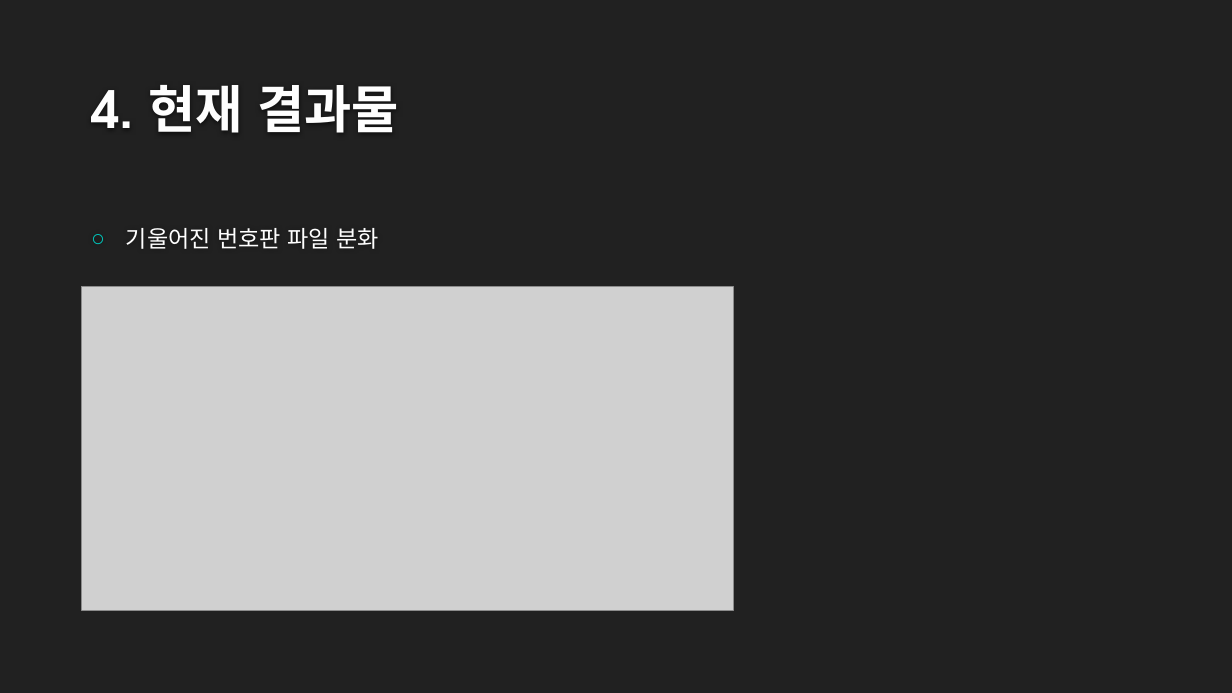
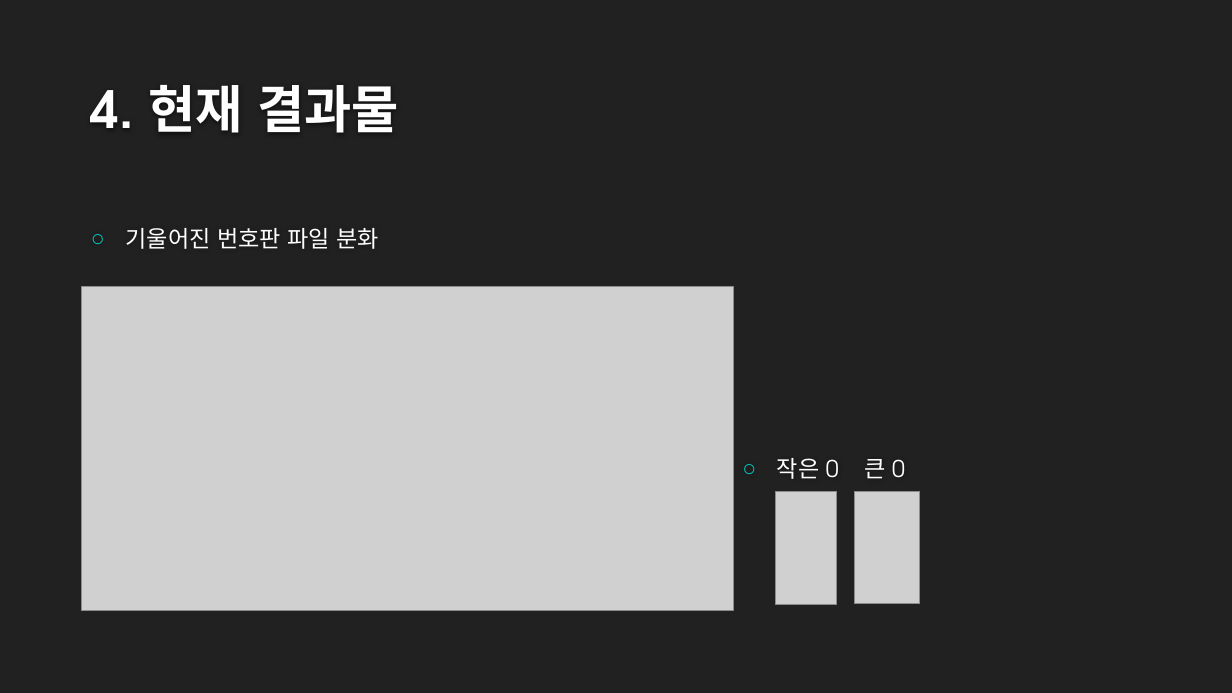
Before and after one commit to namnamu/Car_license_plate_recognition, a slide deck: slide 10 of 번호판 인식 모델 개발.pptx. Drawn at 1232x693 pixels with LibreOffice and Linux fonts; fonts in the diff are those of the drawing; grey boxes stand for pictures; background and template pictures are left out. Boxes give left, top, right and bottom in pixels: in the first picture for what was removed or moved away, otherwise in the second. Text is boxed around its words. In the diff, an @@ line names an element or a change of style, - is before the commit and + after.

```diff
--- a/번호판 인식 모델 개발.pptx
+++ b/번호판 인식 모델 개발.pptx
@@ text added at [777, 458, 905, 479], 18 pt, text #FFFFFF @@
+○ 작은 0 큰 0
@@ picture added at [775, 491, 836, 604] @@
@@ picture added at [855, 491, 920, 604] @@
```
Also in this commit, not shown: 6 other slides changed, 2 other files.
